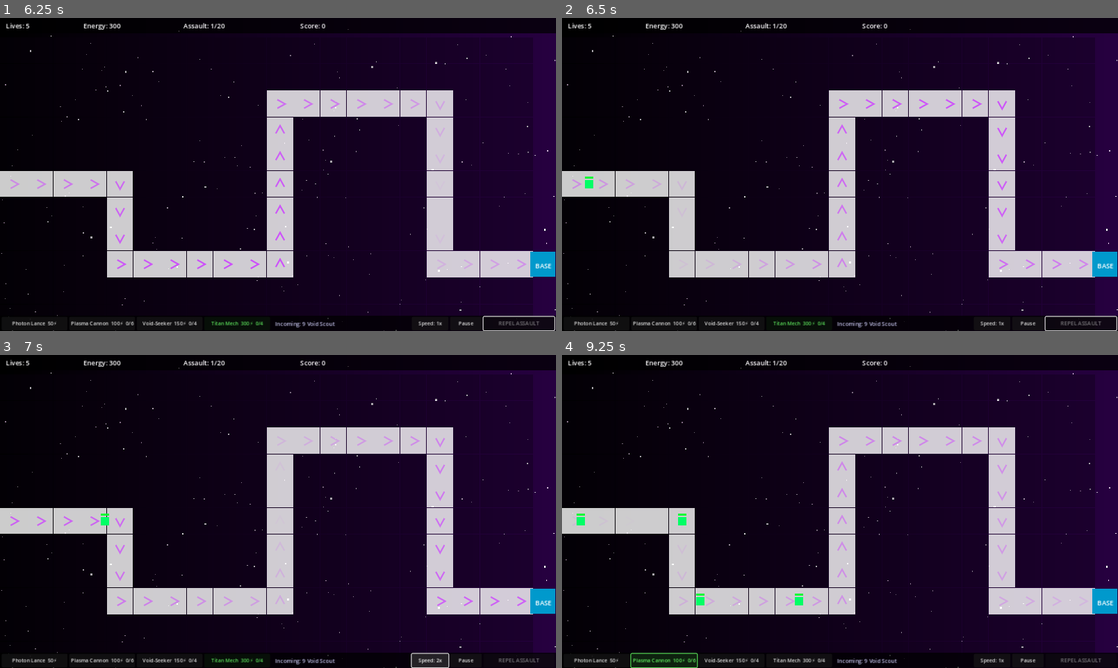
Above: before the commit, frames 1-4 (two rows, left to right).
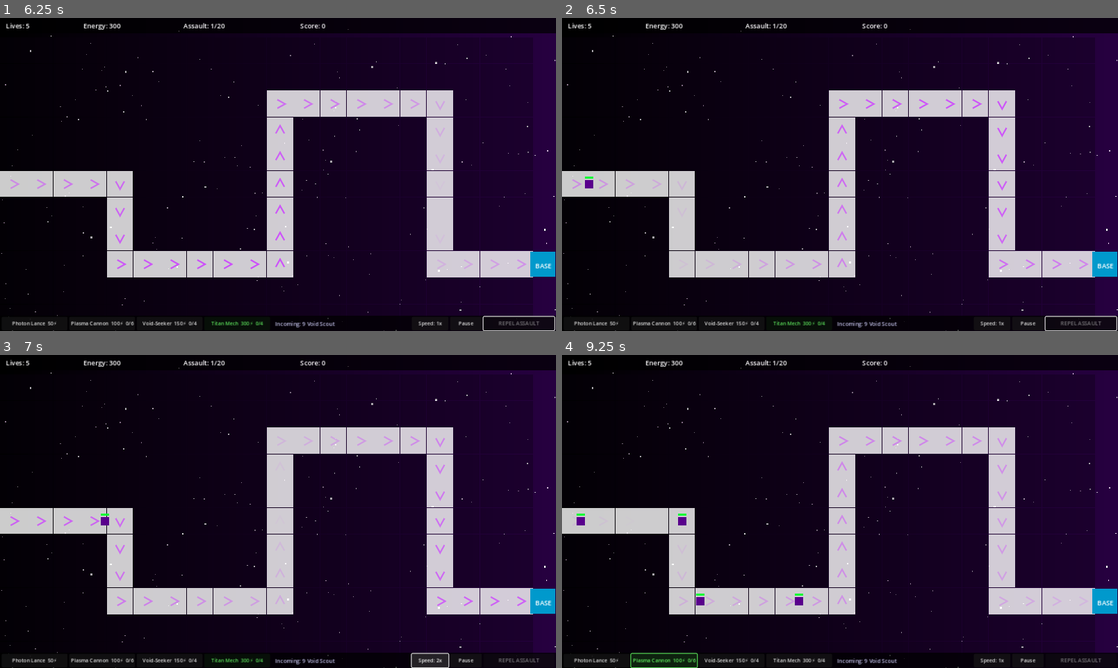
Above: after the commit, the same moments.

Repository: brew354/void_TD
Game: Godot game, scene res://Scenes/MenuScene.tscn
Same seed, same stepped clock (60 frames per second), same inputs: the game is played once before the commit and once after it.
Inputs (mouse positions are in pixels of both pictures, inside the frame that each line leads up to):
- Up to frame 1 (6.25 s): tap Enter at 0.5 s; move the mouse to (400, 158) at 0.52 s; tap 1 at 0.6 s; click (400, 158) at 0.67 s; tap Space at 0.77, 1.52 s; move the mouse to (166, 190) at 1.27 s; tap 2 at 1.35 s; click (166, 190) at 1.42 s; click "CAMPAIGN" at 2 s; click "Photon Lance 50⚡" at 2.75 s; click "Plasma Cannon 100⚡ 0/6" at 3.5 s; click "Void-Seeker 150⚡ 0/4" at 4.25 s; click "Titan Mech 300⚡ 0/4" at 5 s; click "REPEL ASSAULT" at 5.75 s
- Up to frame 2 (6.5 s): no input
- Up to frame 3 (7 s): click "Speed: 1x" at 6.5 s
- Up to frame 4 (9.25 s): click "Speed: 2x" at 7.25 s; click "Photon Lance 50⚡" at 8 s; click "Plasma Cannon 100⚡ 0/6" at 8.75 s

Frame 1 is identical in both runs. In frame 2, less than 0.1% of the frame differs, in the area x 4-6%, y 51-55%; in frame 3, less than 0.1%; in frame 4, 0.2%, in the area x 2-44%, y 51-80%.

Commit message:
Change Void Scout color to black-purple
Co-Authored-By: Claude Sonnet 4.6 <noreply@anthropic.com>

Diff:
--- a/Void_TD/Models/EnemyDefinition.gd
+++ b/Void_TD/Models/EnemyDefinition.gd
@@ -8,7 +8,7 @@
 	match type:
 		EnemyType.SCOUT:
 			return { "hp": 65, "speed": 200.0, "reward": 5, "lives_damage": 1,
-					 "color": Color(0.0, 1.0, 0.4), "size": Vector2(20, 20), "label": "Void Scout" }
+					 "color": Color(0.35, 0.0, 0.55), "size": Vector2(20, 20), "label": "Void Scout" }
 		EnemyType.TANK:
 			return { "hp": 600, "speed": 60.0, "reward": 45, "lives_damage": 3,
 					 "color": Color(1.0, 0.4, 0.0), "size": Vector2(36, 36), "label": "Void Colossus" }
